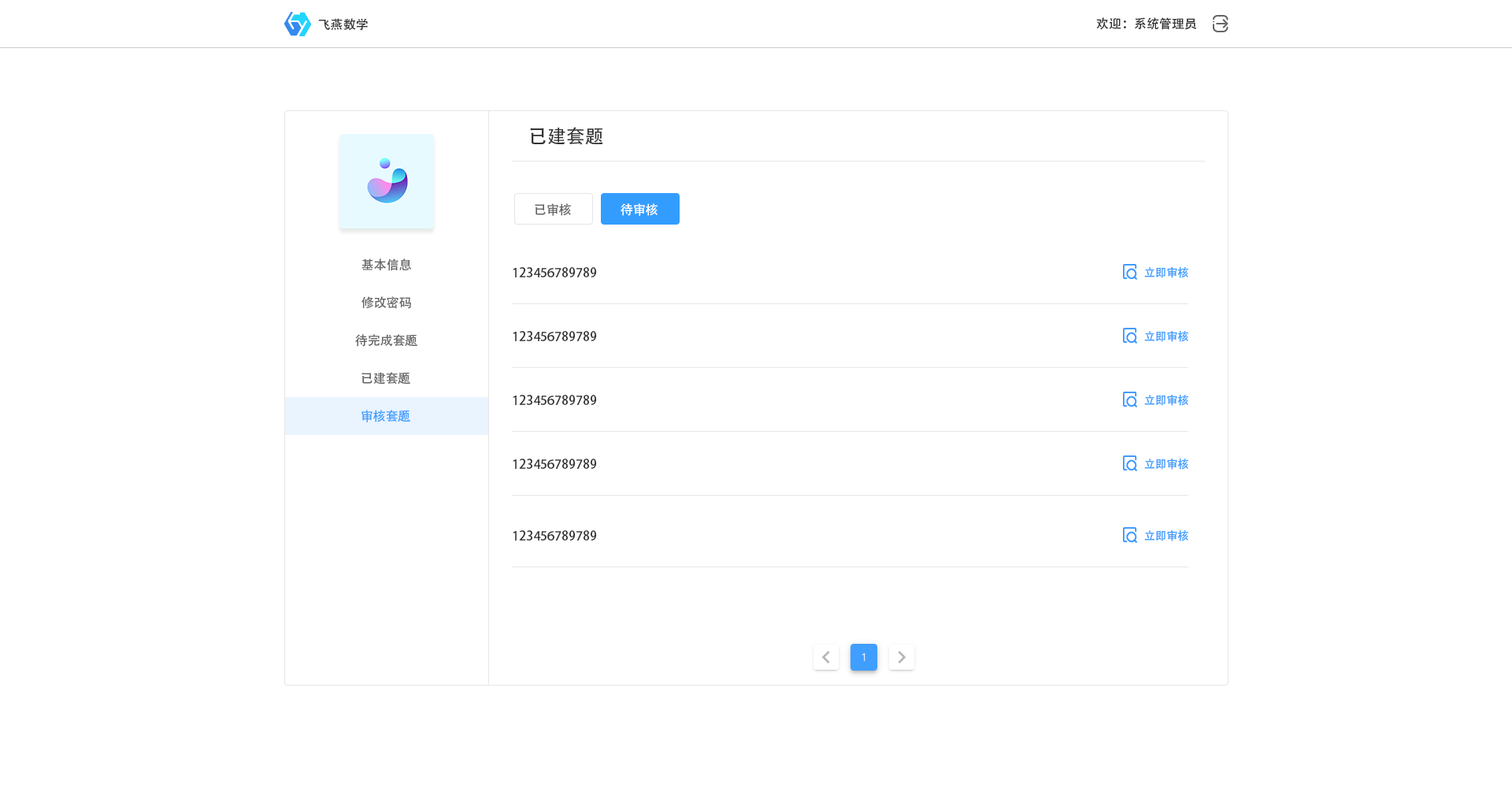
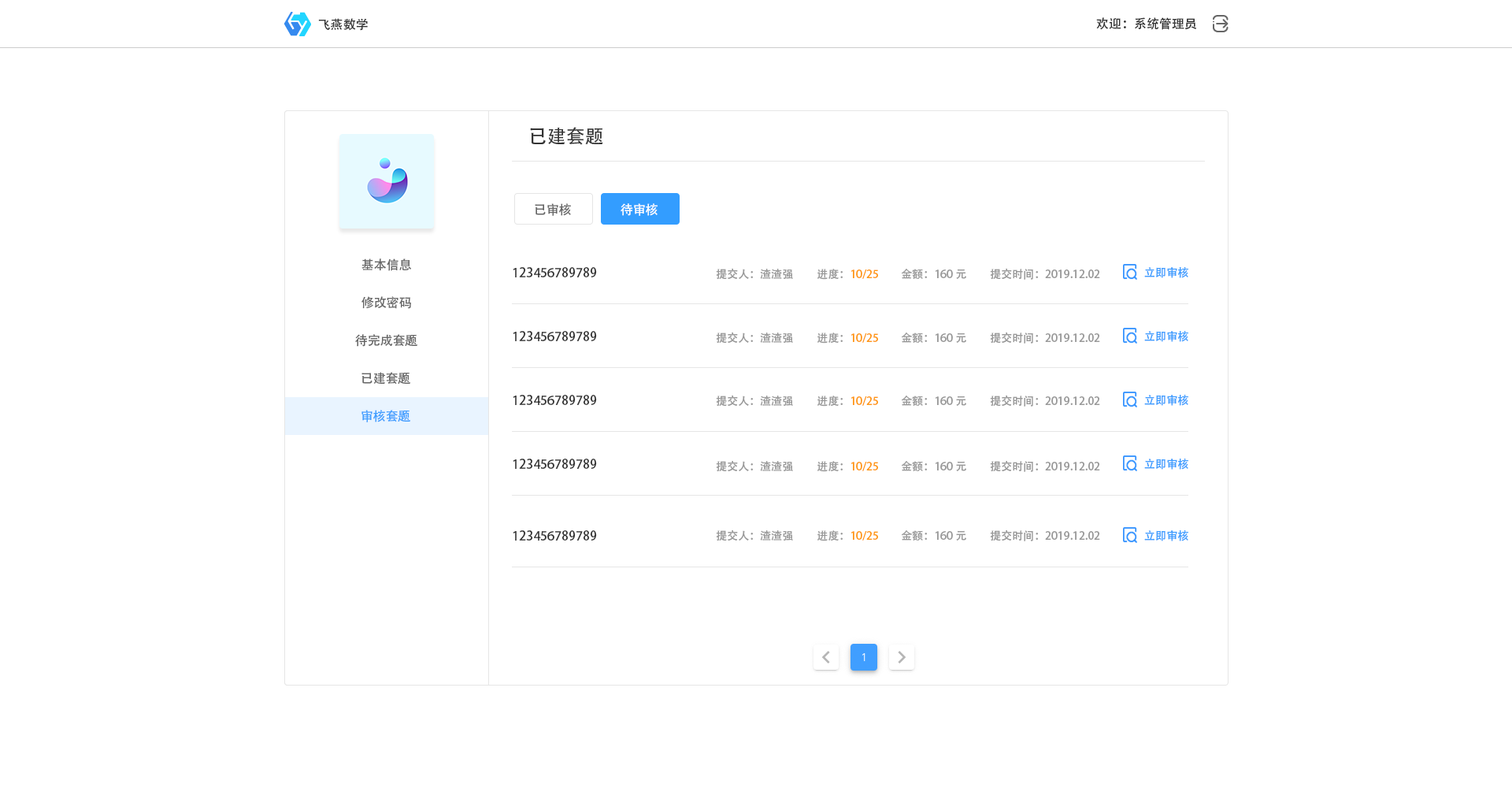
The second 1512×788 image is a revision of the first. Changes to its layers:
added layer "提交人：渣渣强 拷贝 4" above "提交时间：2019.12.02 拷贝 4" over left=716, top=529, right=794, bottom=542
added layer "提交时间：2019.12.02 拷贝 4" above "金额：160元 拷贝 4" over left=990, top=529, right=1101, bottom=542
added layer "进度：10/25 拷贝 9" above "基本信息 拷贝 9" over left=817, top=530, right=879, bottom=542
added layer "基本信息 拷贝 9" above "提交人：渣渣强 拷贝 3" over left=729, top=529, right=794, bottom=541
added layer "提交人：渣渣强 拷贝 3" above "提交时间：2019.12.02 拷贝 3" over left=716, top=460, right=794, bottom=472
added layer "提交时间：2019.12.02 拷贝 3" above "金额：160元 拷贝 3" over left=990, top=460, right=1101, bottom=472
added layer "金额：160元 拷贝 3" above "进度：10/25 拷贝 8" over left=901, top=460, right=967, bottom=472
added layer "进度：10/25 拷贝 8" above "基本信息 拷贝 8" over left=817, top=460, right=879, bottom=472
added layer "基本信息 拷贝 8" above "提交人：渣渣强 拷贝 2" over left=729, top=460, right=794, bottom=472
added layer "提交人：渣渣强 拷贝 2" above "提交时间：2019.12.02 拷贝 2" over left=716, top=394, right=794, bottom=407
added layer "提交时间：2019.12.02 拷贝 2" above "金额：160元 拷贝 2" over left=990, top=394, right=1101, bottom=407
added layer "进度：10/25 拷贝 7" above "基本信息 拷贝 7" over left=817, top=395, right=879, bottom=407
added layer "基本信息 拷贝 7" above "提交人：渣渣强 拷贝" over left=729, top=394, right=794, bottom=406
added layer "提交人：渣渣强 拷贝" above "提交时间：2019.12.02 拷贝" over left=716, top=331, right=794, bottom=344
added layer "提交时间：2019.12.02 拷贝" above "金额：160元 拷贝" over left=990, top=331, right=1101, bottom=344
added layer "进度：10/25 拷贝 6" above "基本信息 拷贝 6" over left=817, top=332, right=879, bottom=344
added layer "基本信息 拷贝 6" above "提交人：渣渣强" over left=729, top=331, right=794, bottom=343
added layer "提交人：渣渣强" above "提交时间：2019.12.02" over left=716, top=267, right=794, bottom=280
added layer "提交时间：2019.12.02" above "金额：160元" over left=990, top=267, right=1101, bottom=280
…and 5 more changes (5 added)
